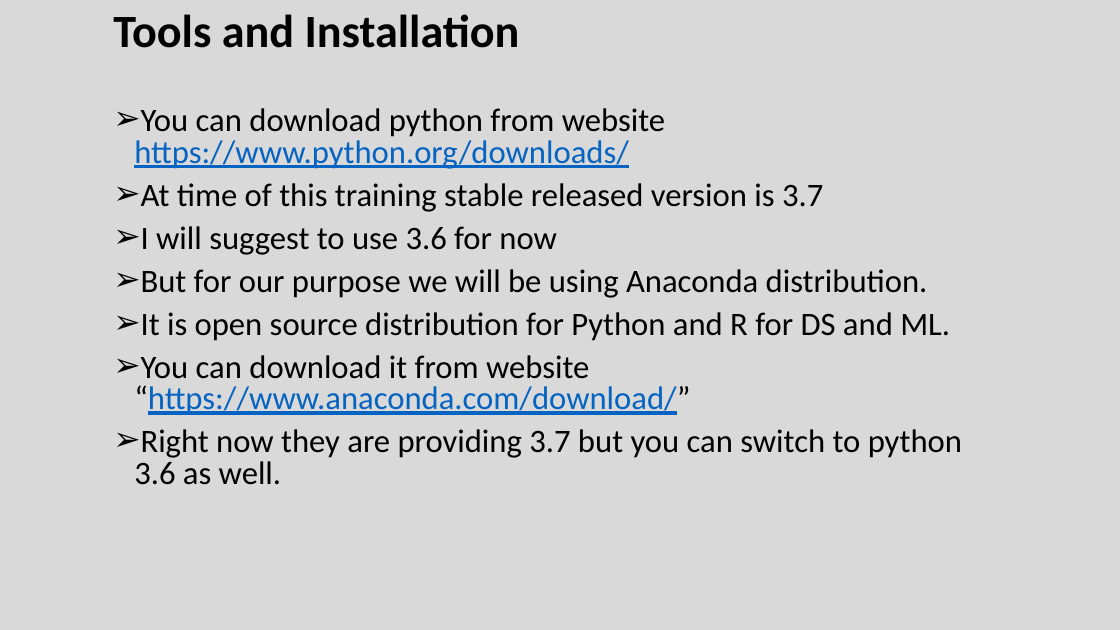
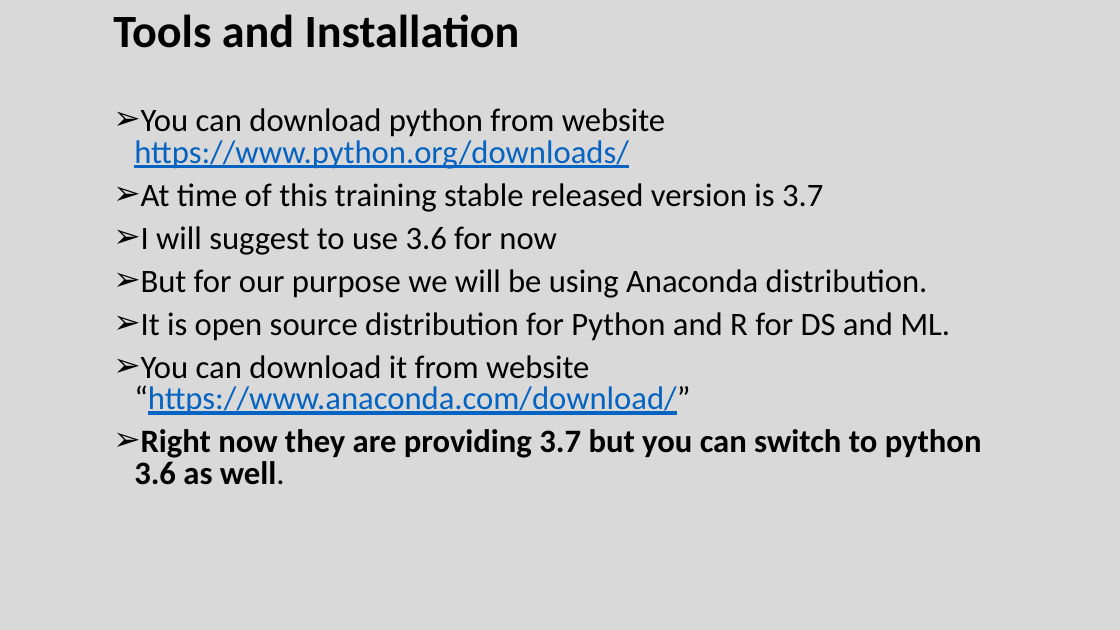
Before and after one commit to Vkrntkmrsngh/Machine-Learning-Training, a slide deck: slide 9 of Introduction TO DATA SCIENCE_Training.pptx. Drawn at 1120x630 pixels with LibreOffice and Linux fonts; fonts in the diff are those of the drawing. Boxes give left, top, right and bottom in pixels: in the first picture for what was removed or moved away, otherwise in the second. Text is boxed around its words. In the diff, an @@ line names an element or a change of style, - is before the commit and + after.

```diff
--- a/Introduction TO DATA SCIENCE_Training.pptx
+++ b/Introduction TO DATA SCIENCE_Training.pptx
@@ text at (134, 429, 982, 485): bold on in "Right now they are providing 3.7 but ..." @@
```
Also in this commit, not shown: 10 other slides changed, 2 slides added, 3 slides removed, 1 other file.
